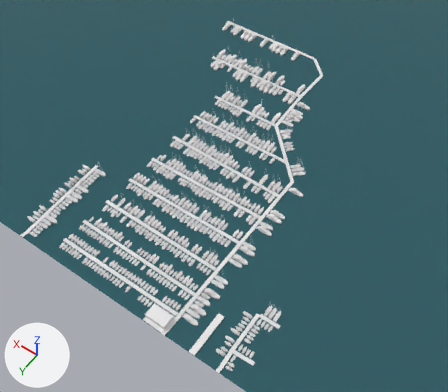
Renders of the Blender file blender/arte_marina.blend from each side of a commit.
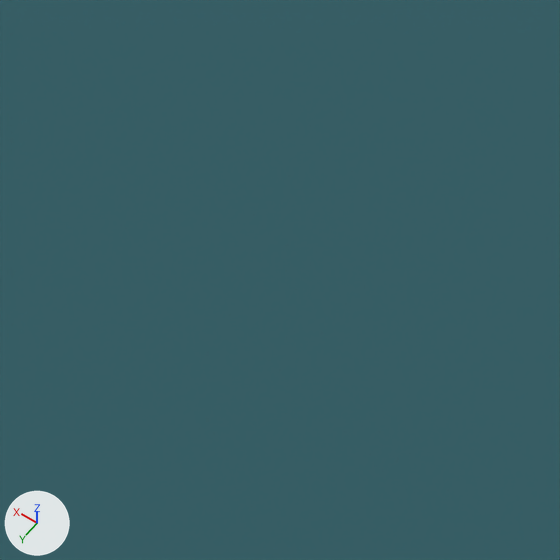
The first picture shows the older version from a 50 mm lens placed at (9.0, 208.0, 392.0), pointed at (187.0, -42.0, -1.0). The close-ups show the older and then the newer version on the part from 83% to 100% of the width and 80% to 100% of the height of that picture. Only the edits that show in the close-ups are written down. Every picture has the same lights, and +X, +Y and +Z are marked at lower left.

In view in the first close-up: 'REF_Acqua_Marina'.
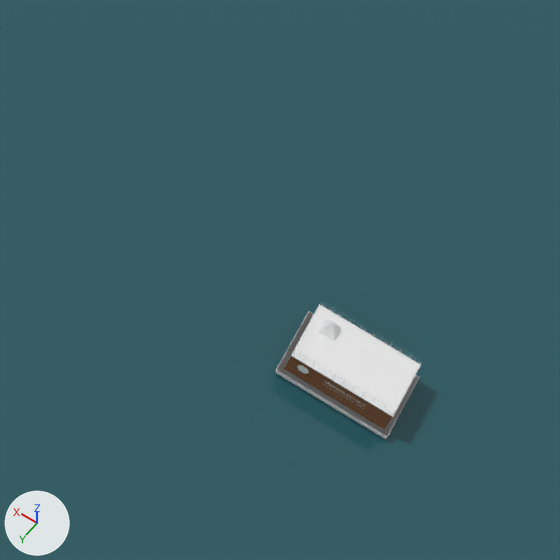
Changed parts and their boxes [x1, y1, x2, y2] in the close-ups (560 x 560 px):
'SM_Morin_Marina_Ufficio', added: after [275, 301, 422, 439]
    faces in mat_m_morin_marina_ingresso (its picture is missing): [275, 301, 422, 439]
    faces in mat_m_morin_marina_doghe: [284, 356, 392, 429]

What the commit changed:
Picture 'T_Morin_Marina_Ingresso_ORM.png' (img_t_morin_marina_ingresso_orm_png) is new.
Picture 'T_Morin_Marina_Doghe_N.png' (img_t_morin_marina_doghe_n_png) is new.
Picture 'T_Morin_Marina_Doghe_ORM.png' (img_t_morin_marina_doghe_orm_png) is new.
Picture 'T_Morin_Marina_Doghe_D.png' (img_t_morin_marina_doghe_d_png) is new.
Material 'M_Morin_Marina_Ingresso' (mat_m_morin_marina_ingresso) is new.
Uses the picture img_t_morin_marina_ingresso_orm_png.
Material 'M_Morin_Marina_Doghe' (mat_m_morin_marina_doghe) is new.
Uses the picture img_t_morin_marina_doghe_d_png.
Uses the picture img_t_morin_marina_doghe_n_png.
Uses the picture img_t_morin_marina_doghe_orm_png.
Mesh me_sm_morin_marina_ufficio is new.
It has 3427 vertices, 3128 faces and spans x -5.74..5.74, y -4.3..3.55, z -1.61..4.72.
Faces by material slot: [3124, 4].
It uses material mat_m_morin_marina_ingresso (its picture is missing).
It uses material mat_m_morin_marina_doghe.
Object 'SM_Morin_Marina_Ufficio' (ob_sm_morin_marina_ufficio) is new; it shows me_sm_morin_marina_ufficio.
Its location is (0.0, 0.0, 0.0).
